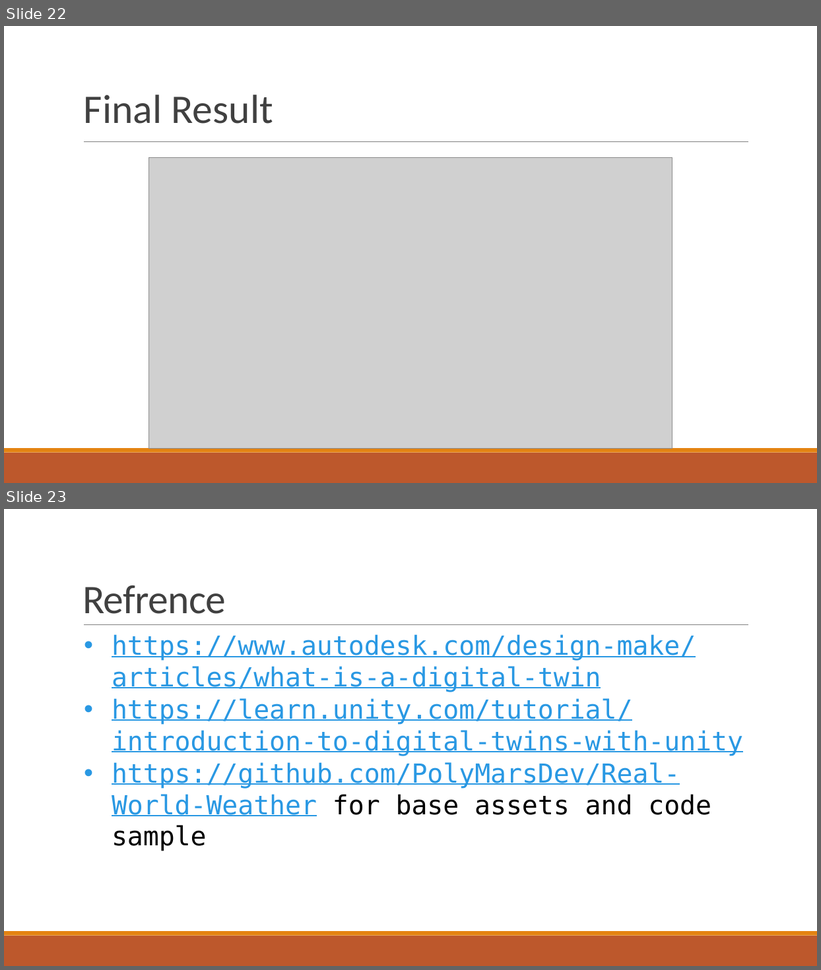
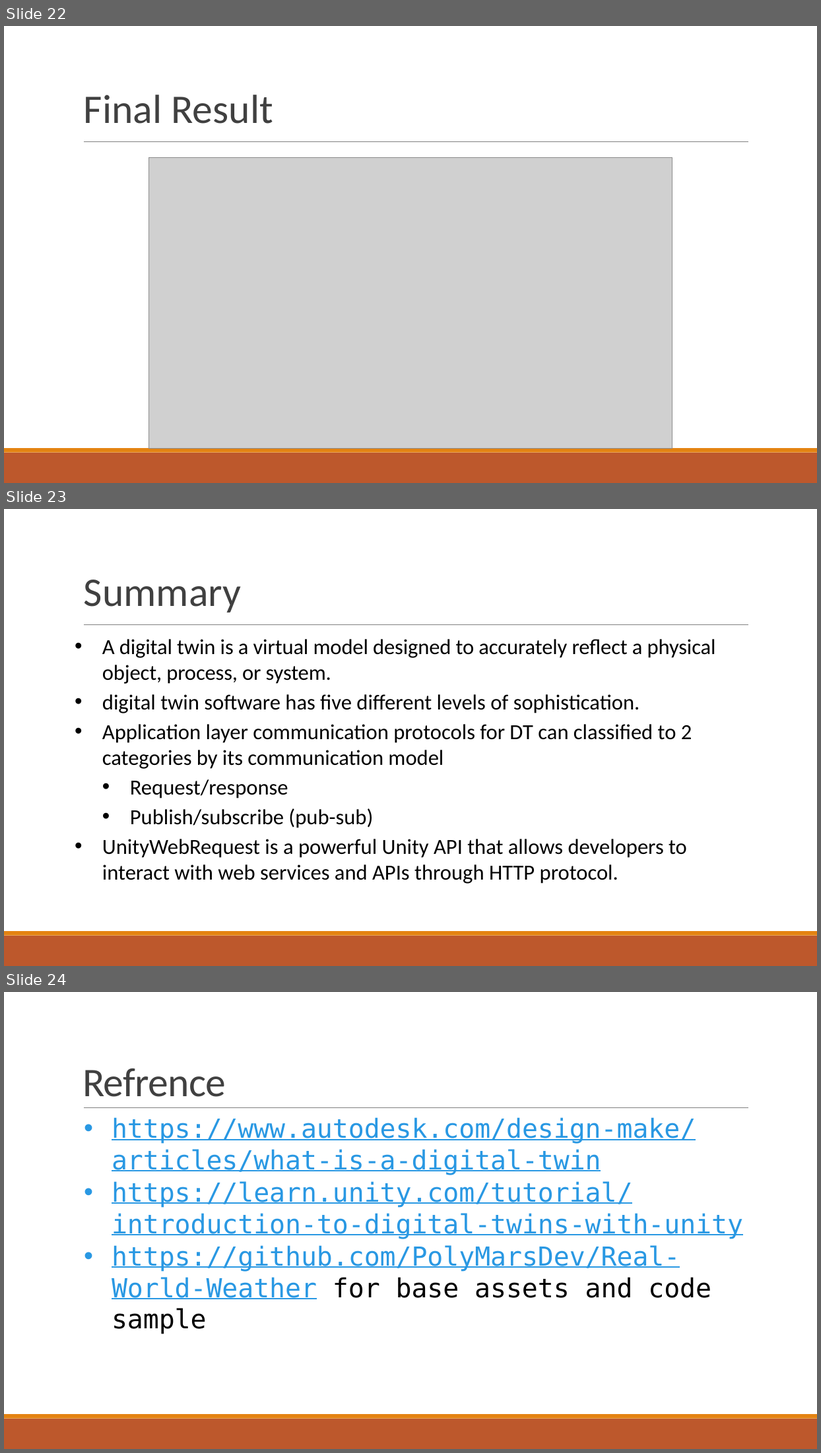
Before and after one commit to DutaChulaMetaverse/RealWorldWeatherDemo, a slide deck: docs/Intro to Digital Twin Unity - connecting with webapi.pptx. Shown one above the other, each under a label of ours: slides 22 and 23 before the commit, slides 22, 23 and 24 after it. The pictures are 821x970 and 821x1453 pixels, drawn with LibreOffice and Linux fonts; fonts in the diff are those of the drawing; grey boxes stand for pictures. Boxes give left, top, right and bottom in pixels: in the first picture for what was removed or moved away, otherwise in the second. Text is boxed around its words. In the diff, an @@ line names an element or a change of style, - is before the commit and + after.

```diff
--- a/docs/Intro to Digital Twin Unity - connecting with webapi.pptx
+++ b/docs/Intro to Digital Twin Unity - connecting with webapi.pptx
@@ slide 23 added at [4, 509, 817, 966], background #FFFFFF; not listed: 3 template elements that a slide beside it also shows @@
@@ title added at [84, 580, 241, 613], 52.9 pt, text #404040 @@
+Summary
@@ text added at [102, 639, 716, 884], 28 pt, text #000000 @@
+• A digital twin is a virtual model designed to accurately reflect a physical object, process, or system.
+• digital twin software has five different levels of sophistication.
+• Application layer communication protocols for DT can classified to 2 categories by its communication model
+  • Request/response
+  • Publish/subscribe (pub-sub)
+• UnityWebRequest is a powerful Unity API that allows developers to interact with web services and APIs through HTTP protocol.
@@ what was slide 23 is now slide 24 @@
```
Also in this commit, not shown: 7 slides changed.
